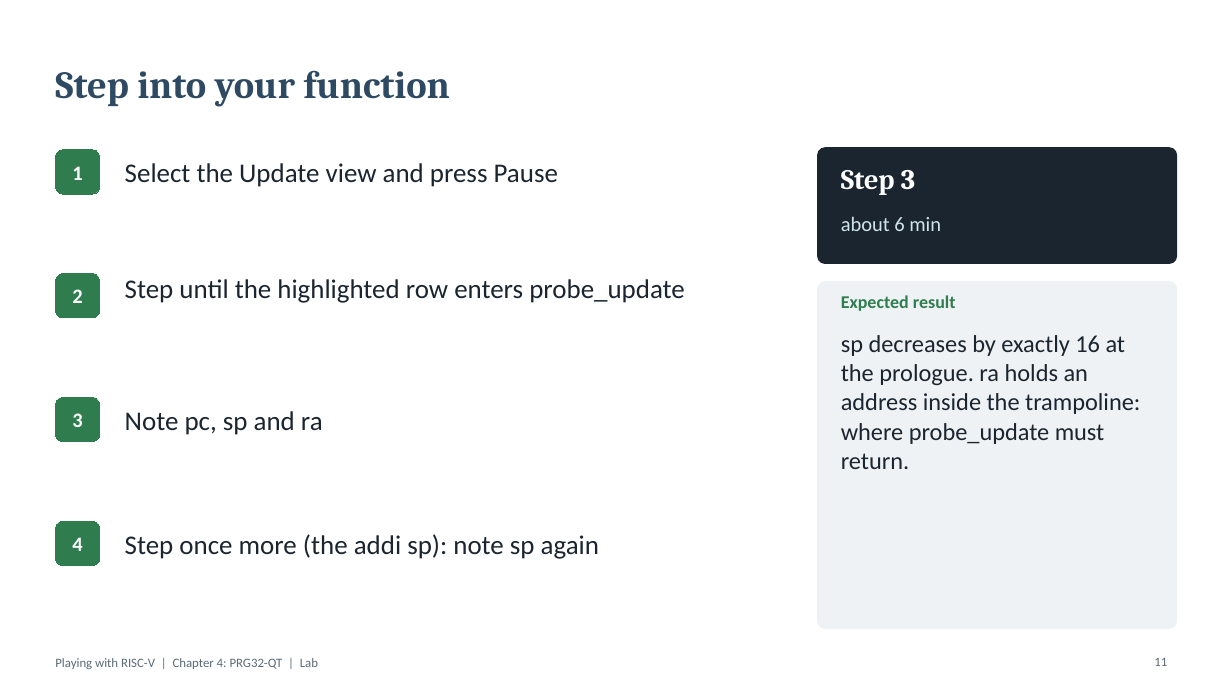
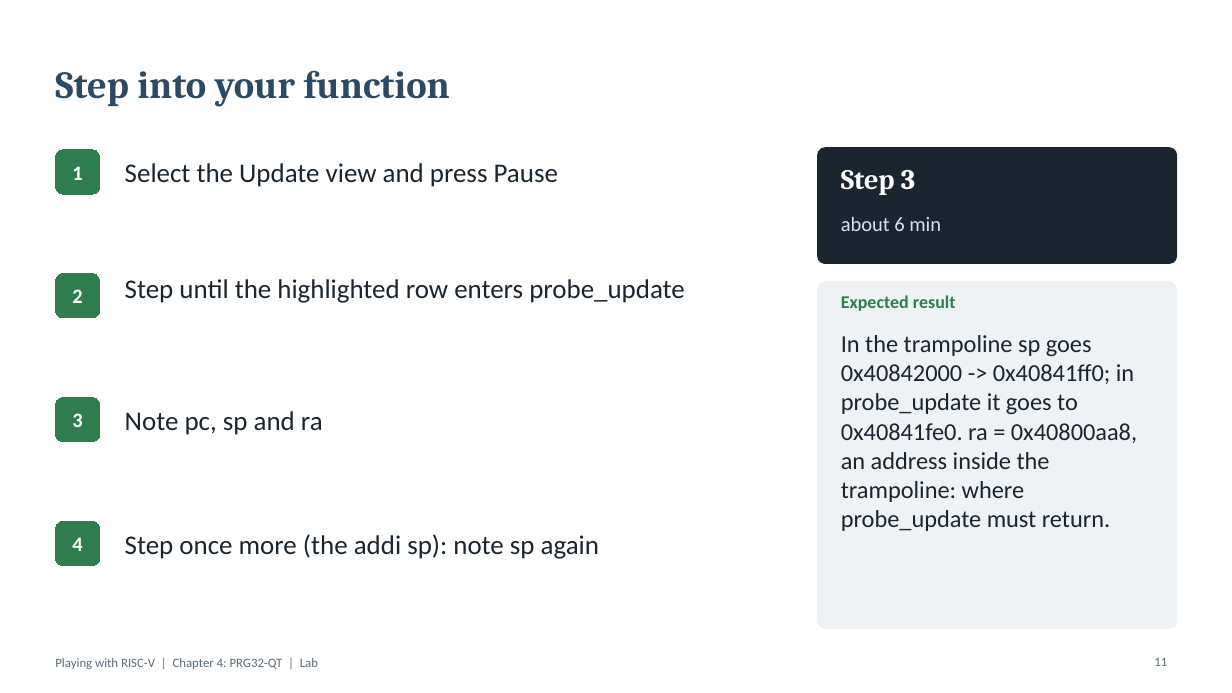
Before and after one commit to riscv-prg32/Playing-with-RISC-V_PRG32_textbook, a slide deck: slide 11 of presentations/04-prg32qt/04-prg32qt-lab.pptx. Drawn at 1232x693 pixels with LibreOffice and Linux fonts; fonts in the diff are those of the drawing. Boxes give left, top, right and bottom in pixels: in the first picture for what was removed or moved away, otherwise in the second. Text is boxed around its words. In the diff, an @@ line names an element or a change of style, - is before the commit and + after.

```diff
--- a/presentations/04-prg32qt/04-prg32qt-lab.pptx
+++ b/presentations/04-prg32qt/04-prg32qt-lab.pptx
@@ text at [841, 335, 1137, 531]: text changed @@
-sp decreases by exactly 16 at the prologue. ra holds an address inside the trampoline: where probe_update must return.
+In the trampoline sp goes 0x40842000 -> 0x40841ff0; in probe_update it goes to 0x40841fe0. ra = 0x40800aa8, an address inside the trampoline: where probe_update must return.
```
Also in this commit, not shown: 6 other slides changed, 1 slide added, 43 other files.
